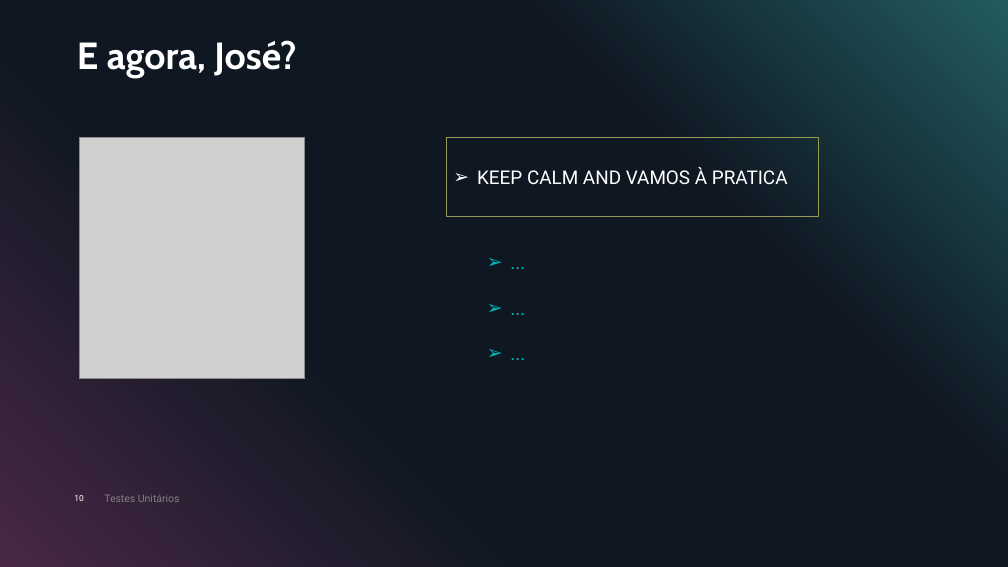
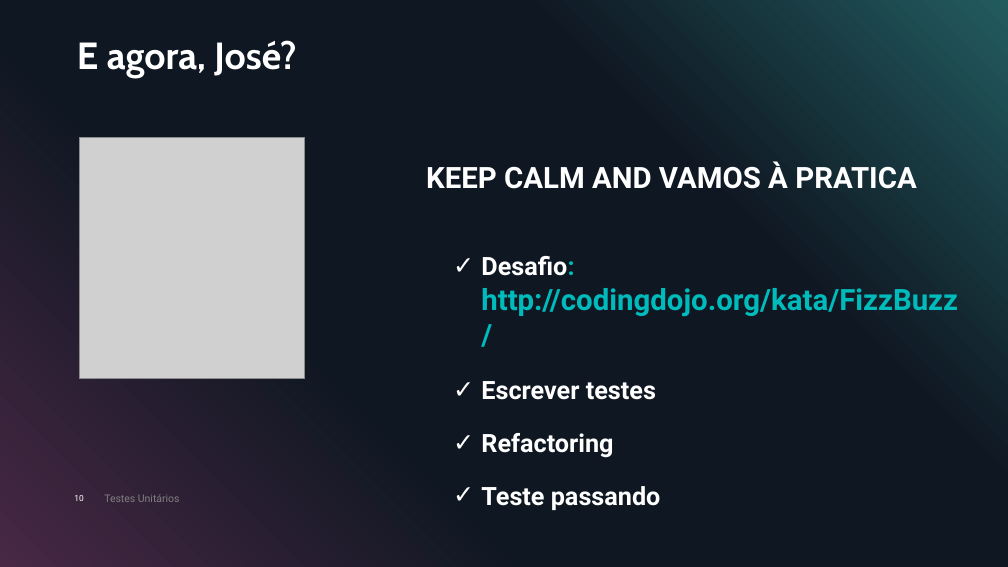
Before and after one commit to gelsongilmar/palestras, a slide deck: slide 10 of Teste Unitário/Porque criar testes unitários.pptx. Drawn at 1008x567 pixels with LibreOffice and Linux fonts; fonts in the diff are those of the drawing; grey boxes stand for pictures. Boxes give left, top, right and bottom in pixels: in the first picture for what was removed or moved away, otherwise in the second. Text is boxed around its words. In the diff, an @@ line names an element or a change of style, - is before the commit and + after.

```diff
--- a/Teste Unitário/Porque criar testes unitários.pptx
+++ b/Teste Unitário/Porque criar testes unitários.pptx
@@ text "KEEP CALM AND VAMOS À ...": place and size @@
-text "KEEP CALM AND VAMOS À ..." at [446, 138, 819, 216]
+text "KEEP CALM AND VAMOS À ..." at [426, 161, 916, 189]
@@ text "KEEP CALM AND VAMOS À ..." at [426, 161, 916, 189]: size 18 to 28 pt, bold on; bullet ➢ to none; outline #969959 0.75 pt to none @@
@@ text at [481, 256, 958, 510]: text changed; size 18 to 24 pt; text colour #00BBBB to #FFFFFF; bold on @@
-➢ ...
-➢ ...
-➢ ...
+✓ Desafio: http://codingdojo.org/kata/FizzBuzz/
+✓ Escrever testes
+✓ Refactoring
+✓ Teste passando
```
Also in this commit, not shown: 6 other slides changed.
